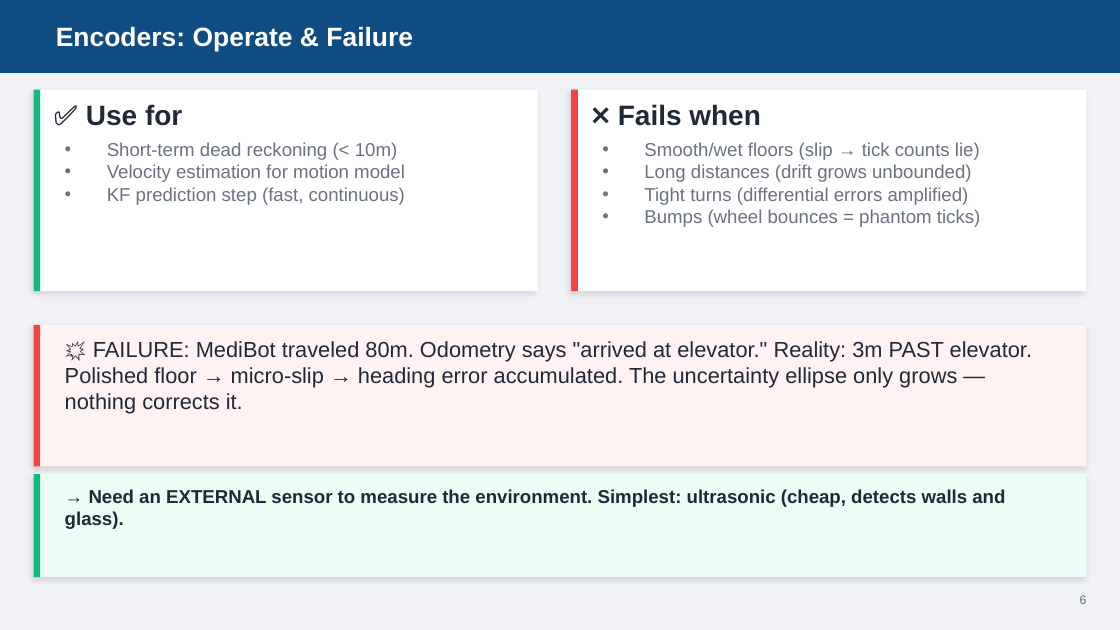
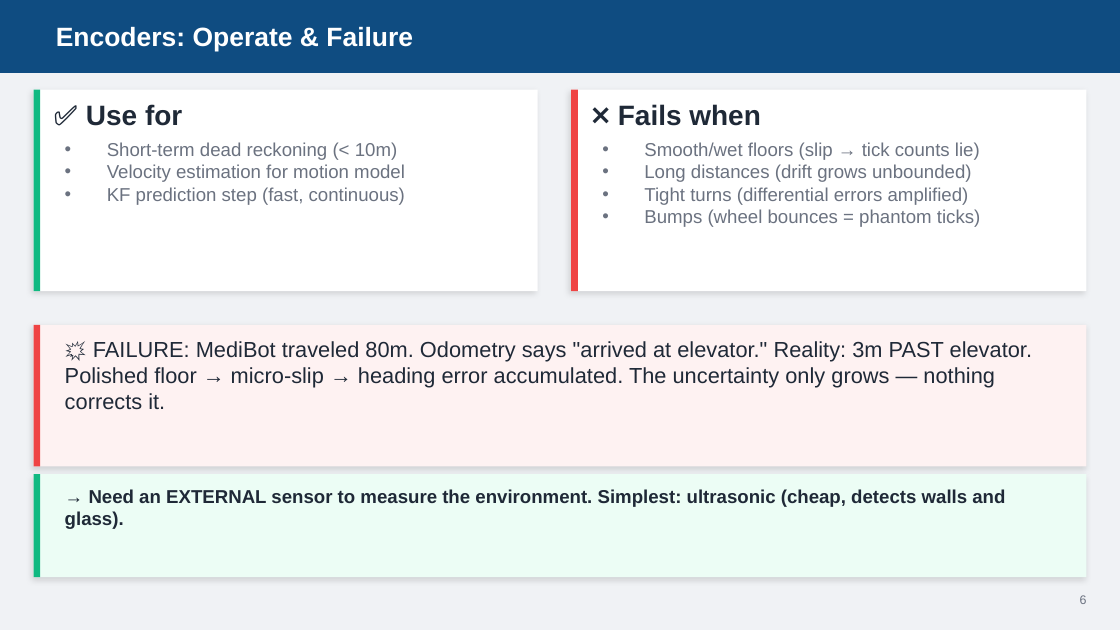
Before and after one commit to AbbadiAhmad/mobile_robots_course, a slide deck: slide 7 of Slides/Mod04/Mod04_Sensors.pptx (slide 6 before the commit). Drawn at 1120x630 pixels with LibreOffice and Linux fonts; fonts in the diff are those of the drawing. Boxes give left, top, right and bottom in pixels: in the first picture for what was removed or moved away, otherwise in the second. Text is boxed around its words. In the diff, an @@ line names an element or a change of style, - is before the commit and + after.

```diff
--- a/Slides/Mod04/Mod04_Sensors.pptx
+++ b/Slides/Mod04/Mod04_Sensors.pptx
@@ text at bbox=[65, 341, 1032, 410]: text changed @@
-💥 FAILURE: MediBot traveled 80m. Odometry says "arrived at elevator." Reality: 3m PAST elevator. Polished floor → micro-slip → heading error accumulated. The uncertainty ellipse only grows — nothing corrects it.
+💥 FAILURE: MediBot traveled 80m. Odometry says "arrived at elevator." Reality: 3m PAST elevator. Polished floor → micro-slip → heading error accumulated. The uncertainty only grows — nothing corrects it.
```
Also in this commit, not shown: 10 other slides changed, 4 slides added, 1 other file.
